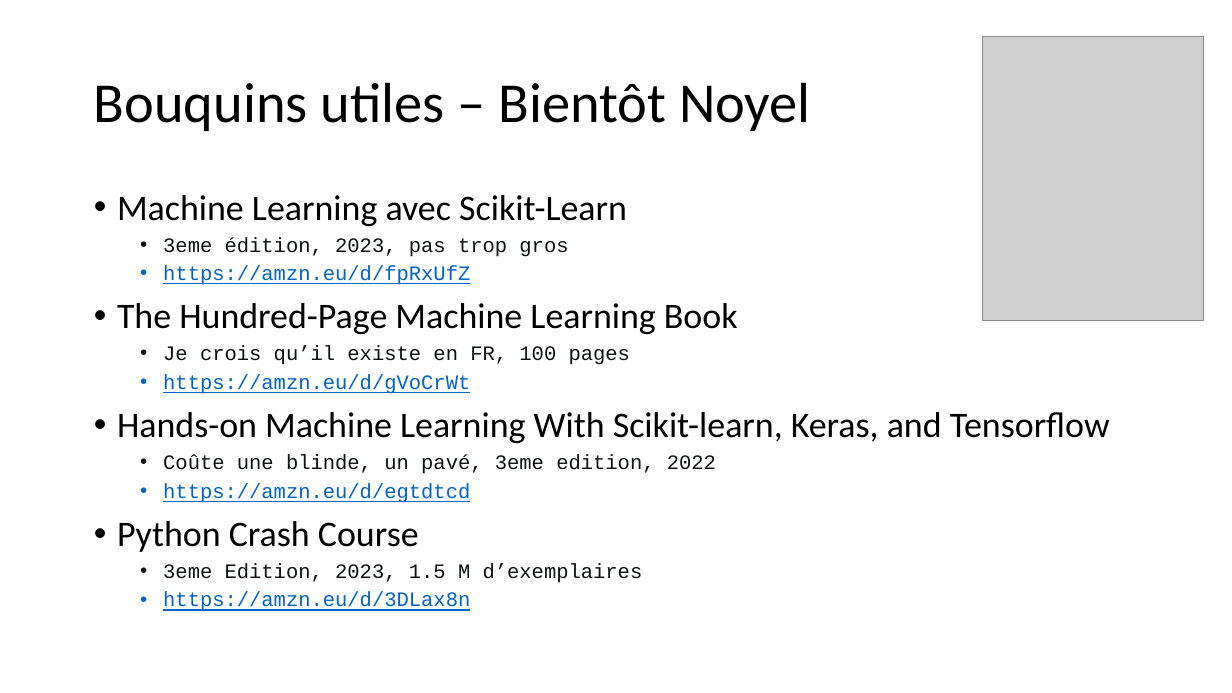
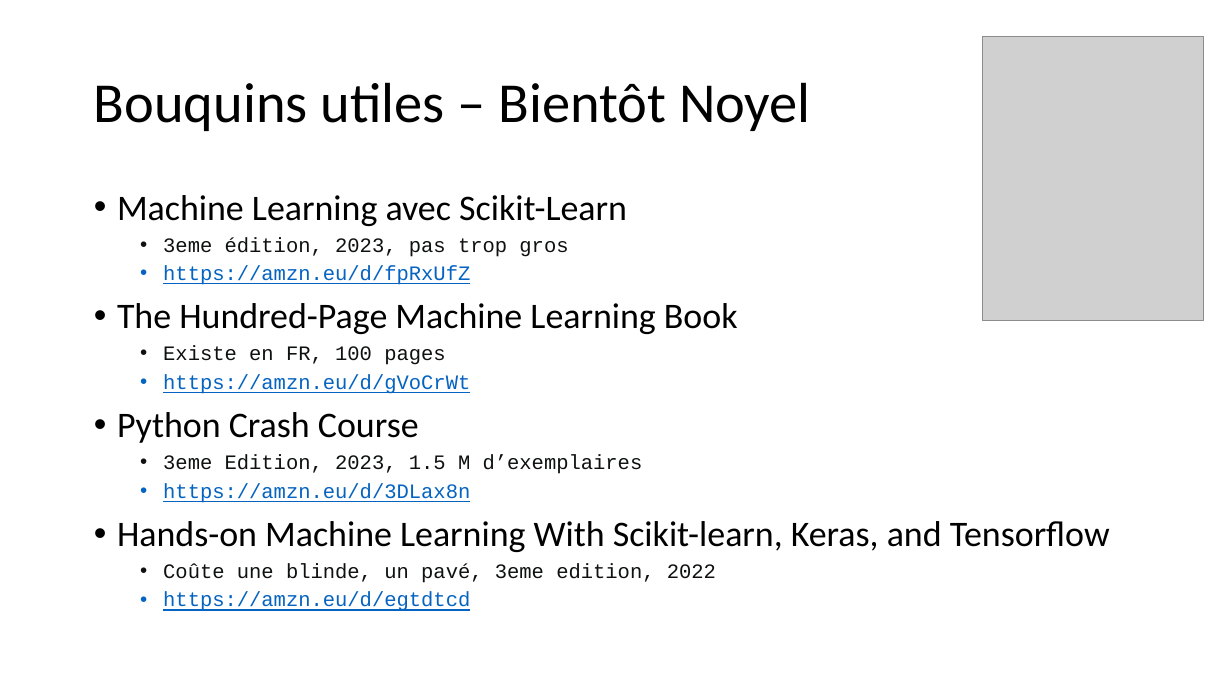
Before and after one commit to 40tude/Data_Essentials_Stage_Oct_2023, a slide deck: slide 3 of notes_de_stage.pptx. Drawn at 1232x693 pixels with LibreOffice and Linux fonts; fonts in the diff are those of the drawing; grey boxes stand for pictures. Boxes give left, top, right and bottom in pixels: in the first picture for what was removed or moved away, otherwise in the second. Text is boxed around its words. In the diff, an @@ line names an element or a change of style, - is before the commit and + after.

Commit message:
recall et precision. Je crois que c'est clair maintenant

```diff
--- a/notes_de_stage.pptx
+++ b/notes_de_stage.pptx
@@ text at box(163, 346, 445, 365): text changed @@
-  • Je crois qu’il existe en FR, 100 pages
+  • Existe en FR, 100 pages
@@ text at box(117, 412, 643, 503): paragraphs added @@
+• Python Crash Course
+  • 3eme Edition, 2023, 1.5 M d’exemplaires
+  • https://amzn.eu/d/3DLax8n
@@ text at box(117, 521, 643, 611): paragraphs removed @@
-• Python Crash Course
-  • 3eme Edition, 2023, 1.5 M d’exemplaires
-  • https://amzn.eu/d/3DLax8n
```
Also in this commit, not shown: 6 other slides changed, 5 slides added, 4 other files.
